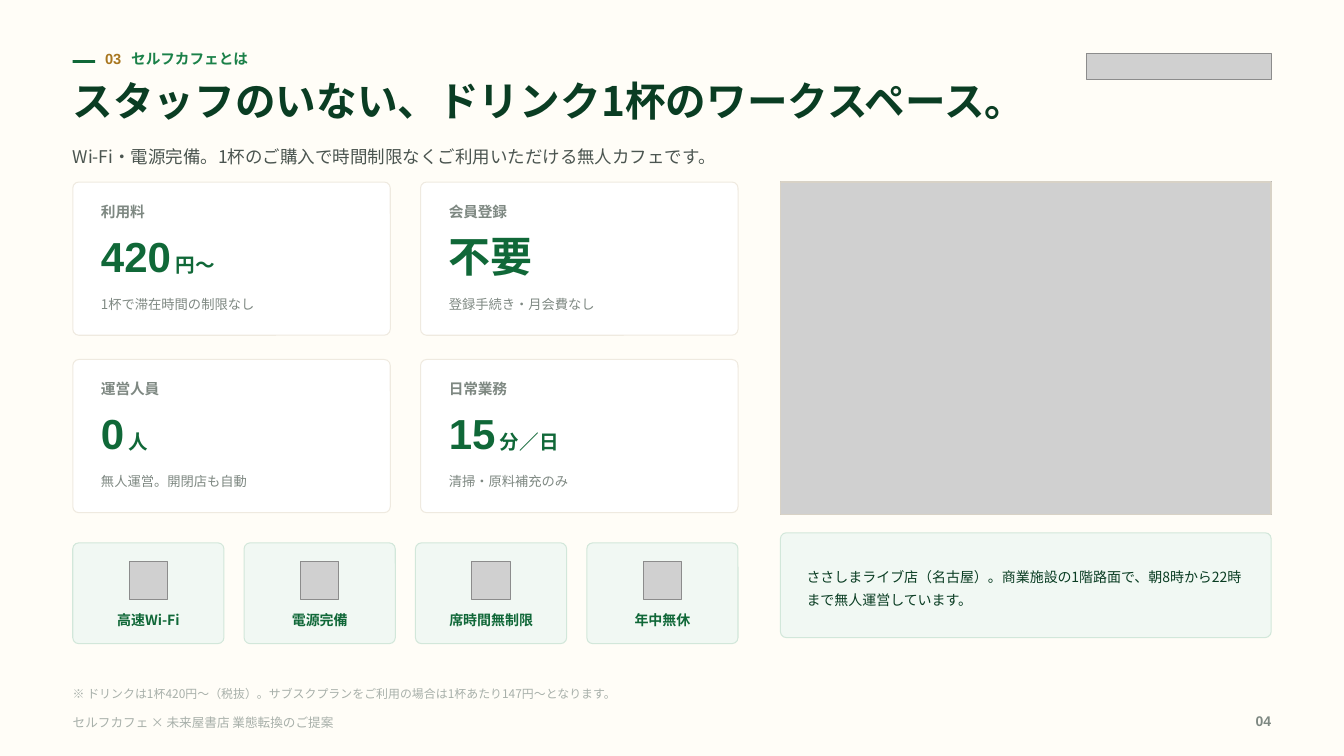
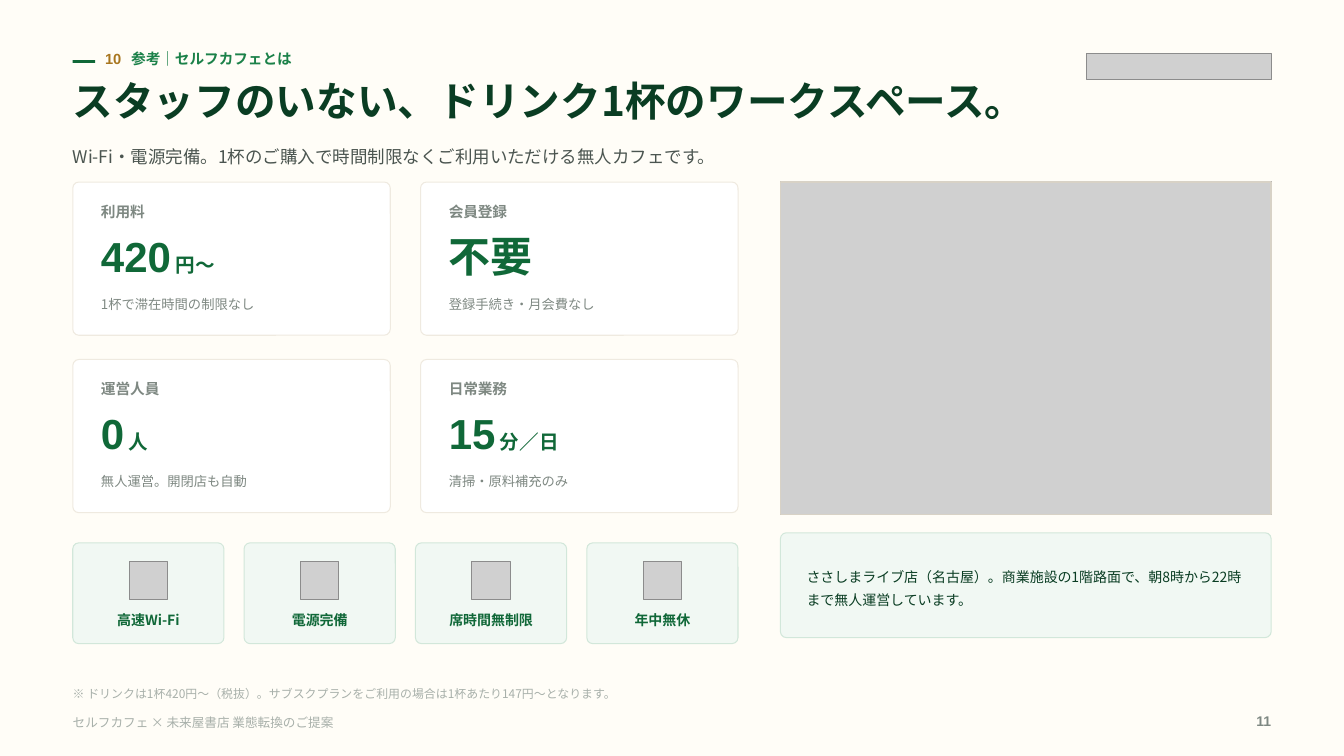
Before and after one commit to a5408071-cmd/suzuki-ceo, a slide deck: slide 11 of selfcafe-miraiya-deck/selfcafe-miraiya-deck.pptx (slide 4 before the commit). Drawn at 1344x756 pixels with LibreOffice and Linux fonts; fonts in the diff are those of the drawing; grey boxes stand for pictures. Boxes give left, top, right and bottom in pixels: in the first picture for what was removed or moved away, otherwise in the second. Text is boxed around its words. In the diff, an @@ line names an element or a change of style, - is before the commit and + after.

```diff
--- a/selfcafe-miraiya-deck/selfcafe-miraiya-deck.pptx
+++ b/selfcafe-miraiya-deck/selfcafe-miraiya-deck.pptx
@@ text at [105,51,292,66]: text changed @@
-03 セルフカフェとは
+10 参考｜セルフカフェとは
@@ text at [1256,716,1271,726]: text changed @@
-04
+11
```
Also in this commit, not shown: 7 other slides changed, 3 other files.
